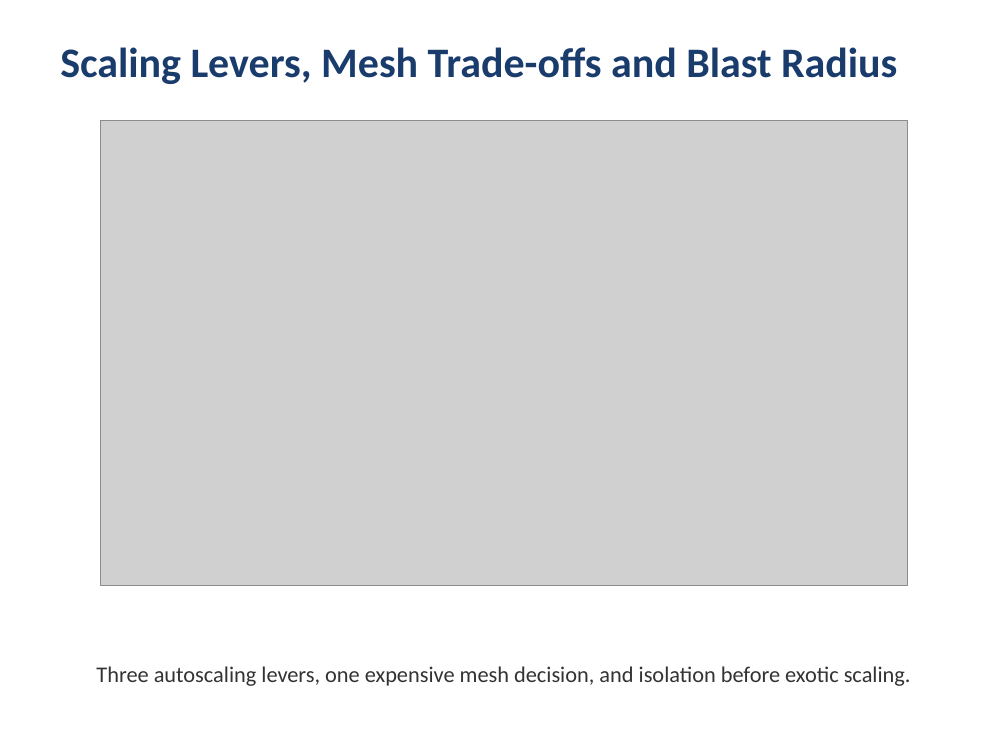
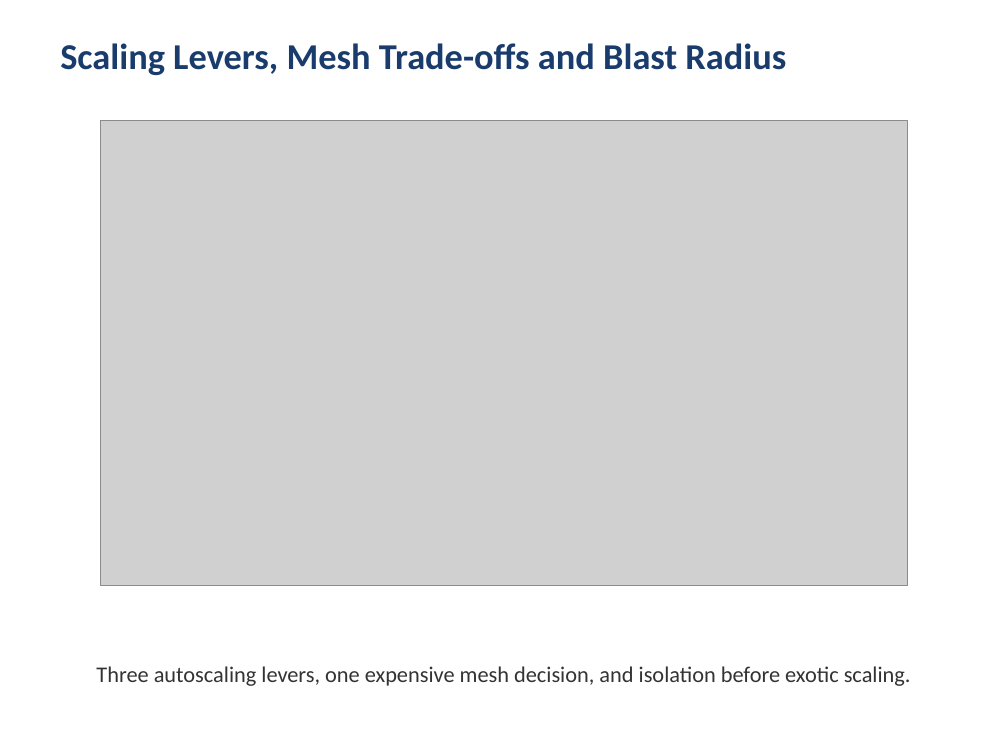
Before and after one commit to kumbulanit/devopsplaformngr, a slide deck: slide 44 of slides/DevOps-PlatformEngineering-Day2.pptx. Drawn at 1008x756 pixels with LibreOffice and Linux fonts; fonts in the diff are those of the drawing; grey boxes stand for pictures. Boxes give left, top, right and bottom in pixels: in the first picture for what was removed or moved away, otherwise in the second. Text is boxed around its words. In the diff, an @@ line names an element or a change of style, - is before the commit and + after.

```diff
--- a/slides/DevOps-PlatformEngineering-Day2.pptx
+++ b/slides/DevOps-PlatformEngineering-Day2.pptx
@@ text "Scaling Levers, Mesh Trade-offs and ..." at (60,43,786,75): size 30 to 26 pt @@
```
Also in this commit, not shown: 2 other slides changed, 10 other files.
